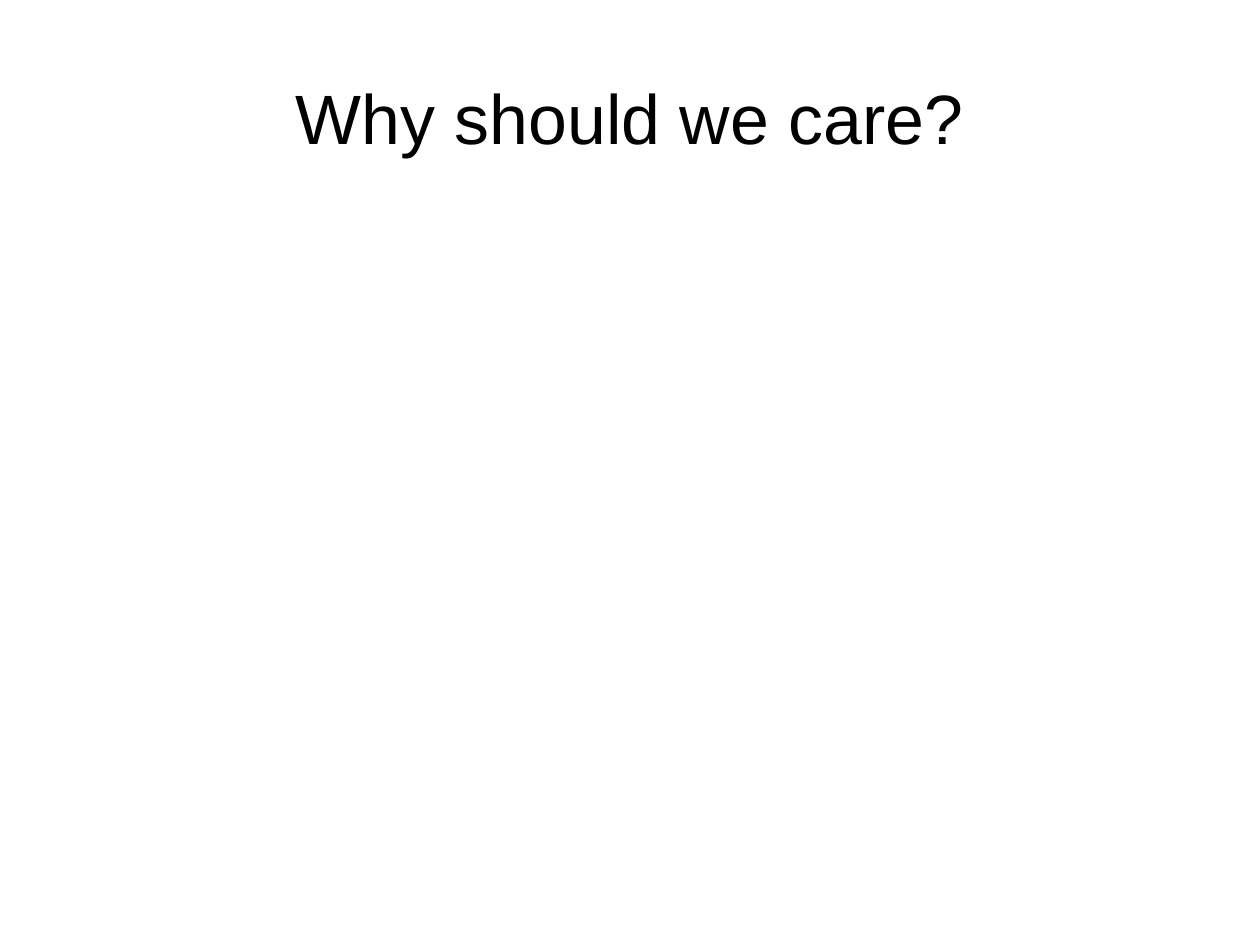
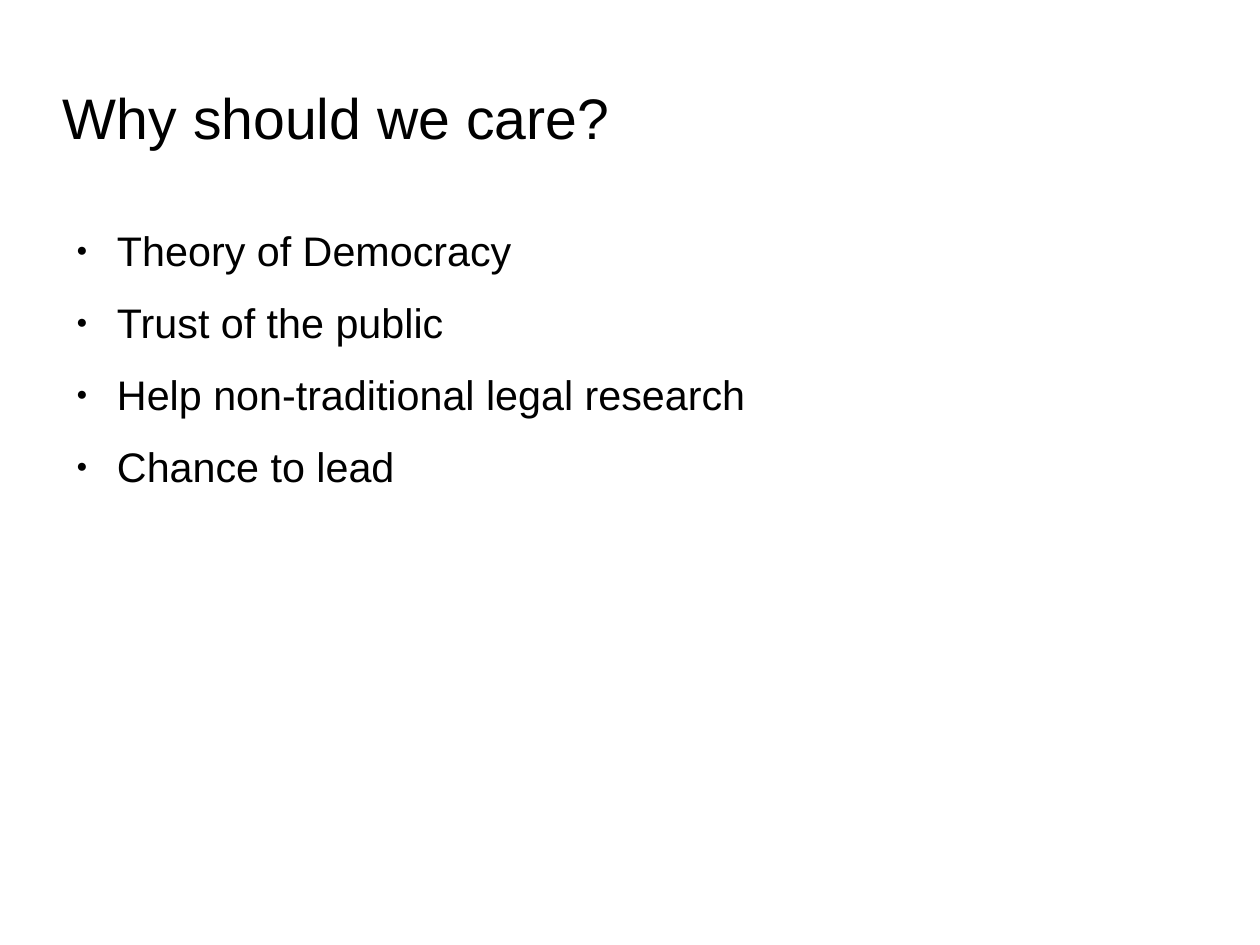
Before and after one commit to utecht/public_data, a slide deck: slide 7 of public_data.odp (slide 11 before the commit). Drawn at 1260x945 pixels with LibreOffice and Linux fonts; fonts in the diff are those of the drawing; background and template pictures are left out. Boxes give left, top, right and bottom in pixels: in the first picture for what was removed or moved away, otherwise in the second. Text is boxed around its words. In the diff, an @@ line names an element or a change of style, - is before the commit and + after.

Commit message:
added more slides

```diff
--- a/public_data.odp
+++ b/public_data.odp
@@ title "Why should we care?": place and size @@
-title "Why should we care?" at [296, 93, 963, 157]
+title "Why should we care?" at [63, 97, 609, 150]
@@ title "Why should we care?" at [63, 97, 609, 150]: size 44 to 36 pt; alignment centre to left @@
@@ text added at [117, 236, 746, 483], 26 pt, text #000000 @@
+● Theory of Democracy
+● Trust of the public
+● Help non-traditional legal research
+● Chance to lead
```
Also in this commit, not shown: 12 other slides changed, 4 slides added, 4 slides removed.
